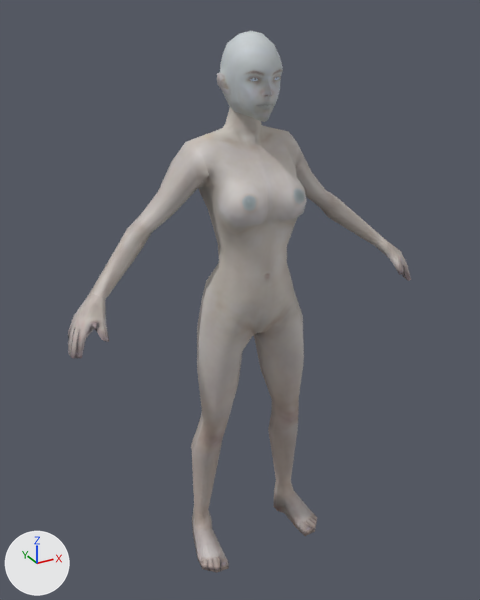
An edit to the FBX model Entities/NPCs/Female Body/Corpse.fbx, drawn before and after from the same camera.
Camera for both pictures: a camera (50 mm lens) standing at (-1.014, -1.734, 1.87) and looking at (-0.019, 0.075, 0.966). Lighting does not change. The marker at lower left points along +X, +Y and +Z. The picture after the commit comes second. Where no turn or scale is listed for an object, it has been applied to the vertices.

The first picture shows 'female_body_nude.001', 'female_head_base.001'.
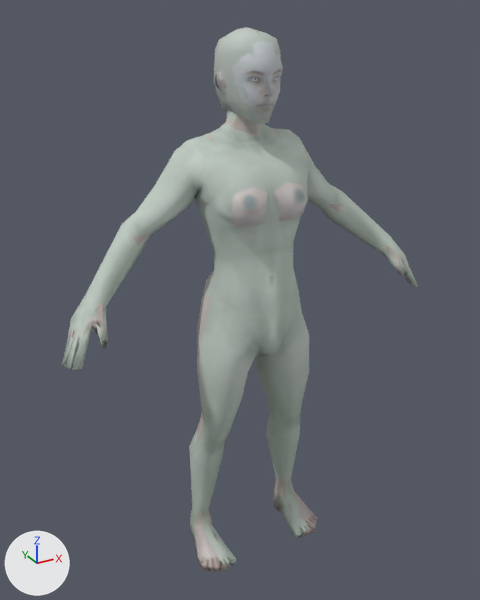
Patch to the scene script:
```diff
--- a/Entities/NPCs/Female Body/Corpse.fbx.py
+++ b/Entities/NPCs/Female Body/Corpse.fbx.py
@@ img_head_male_light_d_png @@
+img_head_male_light_d_png = load_image('head_male_light_D.png', '../Male Body/head_male_light_D.png', 1024, 1024, 'sRGB')
@@ img_male_body_light_d_png @@
+img_male_body_light_d_png = load_image('male_body_light_D.png', '../Male Body/male_body_light_D.png', 1024, 1024, 'sRGB')
@@ mat_material_003 @@
+mat_material_003 = principled_material('Material.003')
+mat_material_003.texture = img_head_male_light_d_png
@@ mat_male_base_002 @@
+mat_male_base_002 = principled_material('male_base.002')
+mat_male_base_002.texture = img_male_body_light_d_png
+mat_male_base_002.roughness = 1.0
@@ me_cube_005 @@
+me_cube_005.from_pydata(...)  # 109 vertices, 126 faces; spans x -0.093..0.093, y -0.065..0.178, z 1.556..1.819
+me_cube_005.materials.append(mat_material_003)  # picture img_head_male_light_d_png
@@ me_cube_003 @@
+me_cube_003.from_pydata(...)  # 377 vertices, 390 faces; spans x -0.65..0.65, y -0.12..0.18, z 0.0..1.64
+me_cube_003.materials.append(mat_male_base_002)  # picture img_male_body_light_d_png
@@ ob_male_head_base_002 @@
+ob_male_head_base_002 = bpy.data.objects.new('male_head_base.002', me_cube_005)
+ob_male_head_base_002.location = (0.0, 0.0, 0.0)
@@ ob_male_body_nude_001 @@
+ob_male_body_nude_001 = bpy.data.objects.new('male_body_nude.001', me_cube_003)
+ob_male_body_nude_001.location = (0.0, 0.0, 0.0)
```

Changed parts and their boxes [x1, y1, x2, y2] in the pictures (480 x 600 px):
'male_body_nude.001', added
    after: [62, 110, 418, 569]
'male_head_base.002', added
    after: [214, 27, 281, 125]
'female_body_nude.001', unchanged, covered by the edit
    before: [68, 108, 411, 573]
    after: [68, 114, 410, 573]
